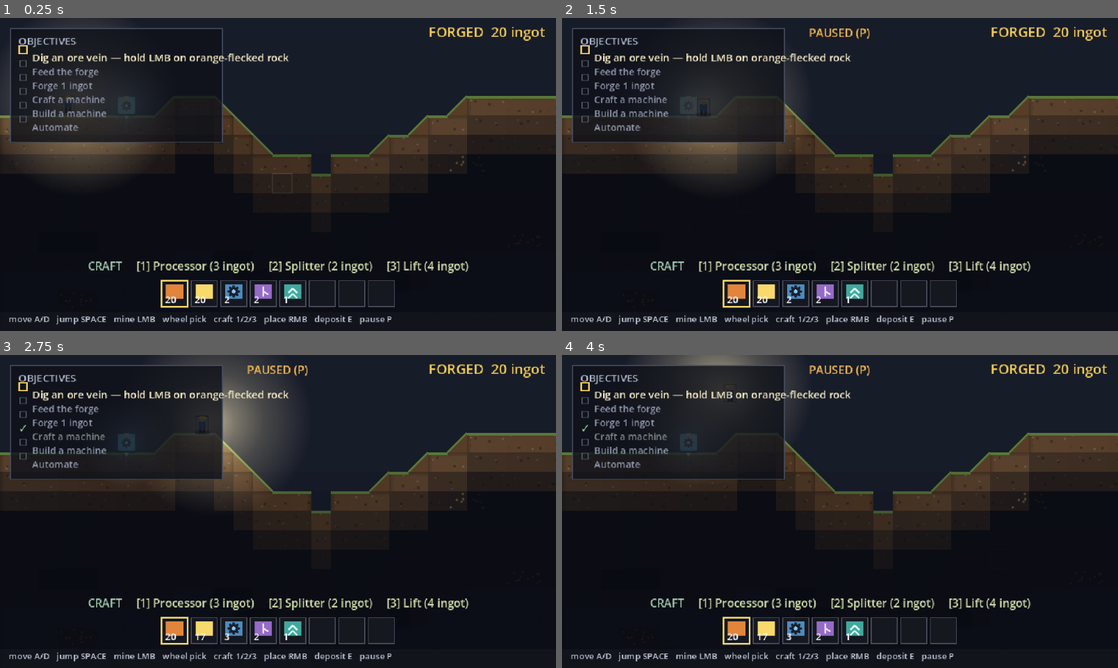
Above: before the commit, frames 1-4 (two rows, left to right).
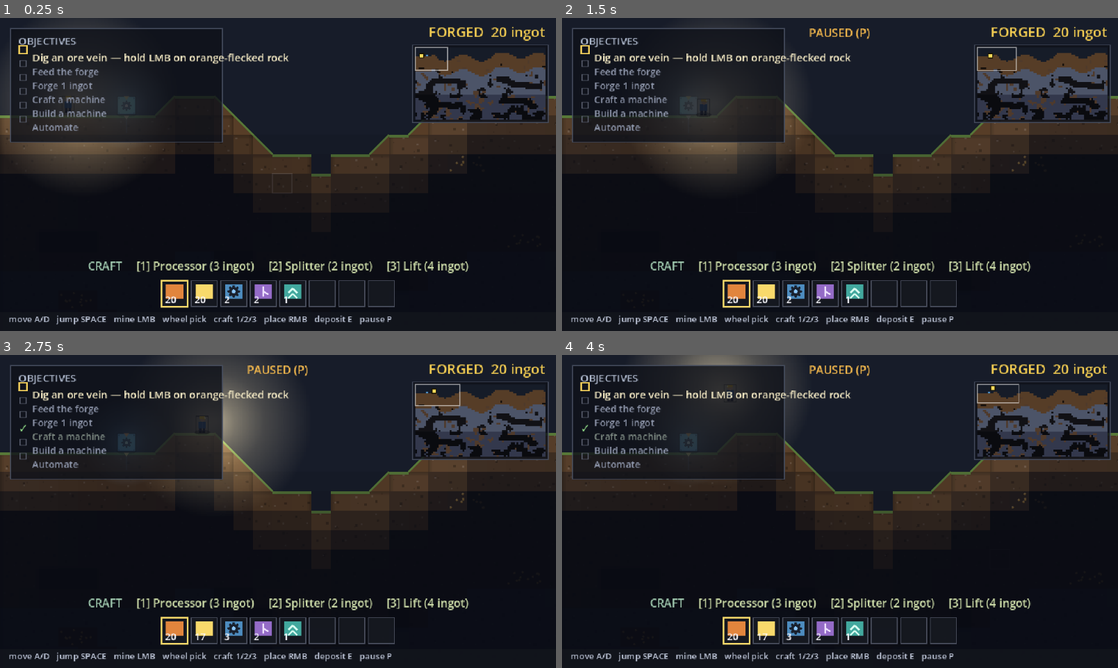
Above: after the commit, the same moments.

Repository: teohondascully/sinkforge
Game: Godot game, scene res://scenes/main.tscn
Two runs of this game, one before a commit and one after it. Both use one fixed random seed, a clock stepped at 60 frames per second and the inputs below.
Inputs (mouse positions are in pixels of both pictures, inside the frame that each line leads up to):
- Up to frame 1 (0.25 s): no input
- Up to frame 2 (1.5 s): tap Enter at 0.5 s; move the mouse to (962, 158) at 0.52 s; hold Right 0.53-1.25 s; tap P at 0.6 s; click (962, 158) at 0.67 s; tap Space at 0.77 s; drag from (728, 190) to (812, 237) at 1.27 s
- Up to frame 3 (2.75 s): tap Space at 2 s; move the mouse to (333, 442) at 2.02 s; hold Right from 2.03 s (still down); tap 1 at 2.1 s
- Up to frame 4 (4 s): release Right at 2.75 s; drag from (812, 574) to (673, 464) at 2.77 s; tap Enter at 3.5 s; move the mouse to (1006, 558) at 3.52 s; hold Left from 3.53 s (still down); tap E at 3.6 s; tap Space at 3.77 s

The runs differ from the first frame. In frame 1, 4.6% of the frame differs, in the area x 74-99%, y 8-34%; in frame 2, 4.6%; in frame 3, 4.6%; in frame 4, 4.6%.

Commit message:
legibility: minimap — navigation for the cave-rich world (#9)
A top-right minimap (under FORGED): a cached image of the whole world — solid
cells in their material colour, dug-but-walled cells as a dim carved-room backing,
open sky as void — with your machines, a you-are-here marker, and the visible
window overlaid live. Answers "where am I / where are my machines / where have I
dug" now that LayeredWorldGen makes a real cave system.

- HUD: _draw_minimap + _rebuild_minimap. The terrain image is cached and rebuilt
 only when you DIG (sim.solid changes) — per-frame cost is one blit + a few dots.
 Stacked the hover inspector below the minimap (shared top-right column) so the
 two never collide, and freed the bottom-right from the centered CRAFT strip.
- world_renderer: public material_color(id) so the HUD can paint terrain via a
 Callable without depending on the renderer's MaterialDef registry.
- main: hands the HUD the colour lookup + pushes player focus / camera view size
 each frame for the you-here marker and viewport rect.

Harness: sim ALL PASS, 5/5 play-goals MET, motion in tolerance, no walk snaps,
visual capture confirms the map + stacked inspector.

Diff:
--- a/scenes/hud.gd
+++ b/scenes/hud.gd
@@ -7,6 +7,8 @@
 const CANVAS := Vector2(640, 360)
 const SLOT: float = 30.0        ## inventory hotbar slot size
 const SLOT_GAP: float = 4.0
+const MINI_W: float = 150.0     ## minimap width (top-right); height derives from the world aspect
+const MINI_TOP: float = 34.0    ## minimap y (just under the FORGED counter)
 
 var sim: FactorySim
 var _font: Font = ThemeDB.fallback_font
@@ -22,6 +24,16 @@
 ## When you aim at one of your machines in reach, MainView pushes its inspector info here (name, recipe
 ## in→out, routing mode, what it's holding). Empty = nothing hovered. Drawn top-right under FORGED.
 var hover_info: Dictionary = {}
+## Minimap inputs (pushed by MainView): a material-id → colour lookup (the renderer's, handed over as a
+## Callable so the HUD stays decoupled), the camera focus (player world pos) and the world-space view
+## size, so the minimap can mark "you are here" + the visible window. The terrain image is cached and
+## only rebuilt when you DIG (sim.solid changes), like the skylight veil.
+var minimap_color: Callable
+var minimap_focus: Vector2 = Vector2.ZERO
+var minimap_view: Vector2 = Vector2.ZERO
+var _minimap_tex: ImageTexture
+var _minimap_solid_count: int = -1
+const CELL: float = 32.0
 
 
 func _process(_delta: float) -> void:
@@ -37,6 +49,7 @@
 		HORIZONTAL_ALIGNMENT_LEFT, -1, 16, Color(0.95, 0.80, 0.32))
 	_draw_objectives()  # the tutorial chain, top-left — the "how do I play?" signpost
 	_draw_hover()       # inspector for the machine under the cursor (recipe / I/O / holding)
+	_draw_minimap()     # bottom-right world map — where you are, your machines, the dug shafts
 	_draw_craft()       # now sits just above the hotbar (crafting next to the pack — Factorio-like)
 	_draw_inventory()
 	draw_rect(Rect2(0.0, CANVAS.y - 22.0, CANVAS.x, 22.0), Color(0.07, 0.08, 0.11, 0.9))  # controls backing
@@ -121,7 +134,9 @@
 	var rows: int = 1 + int(has_recipe) + int(has_mode) + int(not holding.is_empty())
 	var pad: float = 9.0
 	var line_h: float = 18.0
-	var origin := Vector2(CANVAS.x - width - 12.0, 34.0)
+	# Sits just below the minimap (same top-right column) so the two never collide.
+	var mini_bottom: float = MINI_TOP + MINI_W * float(FactorySim.GRID_ROWS) / float(FactorySim.GRID_COLS)
+	var origin := Vector2(CANVAS.x - width - 12.0, mini_bottom + 10.0)
 	_panel(Rect2(origin, Vector2(width, 10.0 + float(rows) * line_h + 4.0)))
 	var x0: float = origin.x + pad
 	var y: float = origin.y + 8.0 + 12.0
@@ -168,6 +183,58 @@
 func draw_string_pos(x: float, y: float, text: String) -> float:
 	draw_string(_font, Vector2(x, y), text, HORIZONTAL_ALIGNMENT_LEFT, -1, 11, Color(0.62, 0.66, 0.74))
 	return x + _font.get_string_size(text, HORIZONTAL_ALIGNMENT_LEFT, -1, 11).x + 8.0
+
+
+## The MINIMAP (bottom-right): a cached image of the whole world — solid cells in their material
+## colour, carved/dug cells as a dim wall backing, open sky as void — with your machines, YOU, and the
+## visible window overlaid live. The terrain image rebuilds only when you DIG (sim.solid changes), so
+## per-frame cost is one textured blit + a few dots. Navigation legibility for the cave-rich world (#9).
+func _draw_minimap() -> void:
+	if sim == null or not minimap_color.is_valid():
+		return
+	if _minimap_tex == null or sim.solid.size() != _minimap_solid_count:
+		_minimap_solid_count = sim.solid.size()
+		_rebuild_minimap()
+	var cols: float = float(FactorySim.GRID_COLS)
+	var rows: float = float(FactorySim.GRID_ROWS)
+	var mw: float = MINI_W
+	var mh: float = mw * rows / cols
+	var origin := Vector2(CANVAS.x - mw - 12.0, MINI_TOP)
+	var frame := Rect2(origin, Vector2(mw, mh))
+	_panel(Rect2(origin - Vector2(3.0, 3.0), Vector2(mw + 6.0, mh + 6.0)))
+	draw_texture_rect(_minimap_tex, frame, false)
+	var scale := Vector2(mw / cols, mh / rows)
+	var dot := Vector2(maxf(scale.x, 2.0), maxf(scale.y, 2.0))
+	for m: MachineState in sim.machines:                       # your placed machines
+		draw_rect(Rect2(origin + Vector2(m.cell) * scale, dot), Visuals.machine_color(m.def))
+	if minimap_view.length() > 1.0:                            # the visible window
+		var half: Vector2 = minimap_view * 0.5 / CELL
+		var fc: Vector2 = minimap_focus / CELL
+		var vr := Rect2(origin + (fc - half) * scale, minimap_view / CELL * scale)
+		draw_rect(vr.intersection(frame), Color(1.0, 1.0, 1.0, 0.55), false, 1.0)
+	var you := origin + minimap_focus / CELL * scale           # you-are-here marker
+	draw_rect(Rect2(you - Vector2(2.5, 2.5), Vector2(5.0, 5.0)), Color(0.97, 0.86, 0.36))
+	draw_rect(Rect2(you - Vector2(2.5, 2.5), Vector2(5.0, 5.0)), Color(0.10, 0.08, 0.0), false, 1.0)
+
+
+## Rebuild the cached terrain image: one pixel per cell — solid = material colour, dug-but-walled = a
+## dim wall backing (the carved room), open sky = void. Cheap; runs only when terrain changes.
+func _rebuild_minimap() -> void:
+	var w: int = FactorySim.GRID_COLS
+	var h: int = FactorySim.GRID_ROWS
+	var img := Image.create(w, h, false, Image.FORMAT_RGBA8)
+	for y: int in h:
+		for x: int in w:
+			var cell := Vector2i(x, y)
+			var c: Color
+			if sim.is_solid(cell):
+				c = minimap_color.call(sim.material_at(cell))
+			elif sim.wall_at(cell) != &"":
+				c = (minimap_color.call(sim.wall_at(cell)) as Color).darkened(0.5)
+			else:
+				c = Color(0.09, 0.11, 0.16)
+			img.set_pixel(x, y, c)
+	_minimap_tex = ImageTexture.create_from_image(img)
 
 
 ## The CRAFT strip — 1 Processor (3 ingot)  2 Splitter (2 ingot) — press the number to craft one
--- a/scenes/main.gd
+++ b/scenes/main.gd
@@ -118,6 +118,10 @@
 	_renderer.particles = _particles
 	add_child(_renderer)
 
+	# Hand the HUD minimap a material-colour lookup (the renderer owns the MaterialDef registry) so the
+	# map can paint terrain without the HUD depending on the renderer's internals.
+	hud.minimap_color = _renderer.material_color
+
 
 ## Build the starting world through the world-engine handshake (docs/WORLDGEN.md): a swappable
 ## WorldGen produces a WorldData (two material grids); the sim ingests it. MainView no longer knows
@@ -161,6 +165,9 @@
 	_renderer.set_aim(_aim, _can_reach(_aim), _placeable(_aim), _selected_machine_def())
 	if _hud != null:
 		_hud.hover_info = _hover_info()
+		if _player != null:
+			_hud.minimap_focus = _player.position
+			_hud.minimap_view = Vector2(Hud.CANVAS) / CAMERA_ZOOM  # world area the camera shows
 
 
 ## Drive the cosmetic juice: advance particles, kick dust on a hard landing + periodic footsteps, and
--- a/scenes/world_renderer.gd
+++ b/scenes/world_renderer.gd
@@ -184,6 +184,12 @@
 	return _materials.get(id, _materials.get(&"earth"))
 
 
+## Public: a material's base colour by id (for the HUD minimap, which has no MaterialDef registry of
+## its own). Decoupled — handed to the HUD as a Callable so it doesn't depend on this node's internals.
+func material_color(id: StringName) -> Color:
+	return _material(id).base_color
+
+
 ## Deterministic in-cell speckle positions (no RNG → determinism-safe): a stable hash of the cell
 ## seeds N points inset from the edges. Used for dirt grain + ore nuggets so terrain reads textured.
 func _cell_speckles(c: Vector2i, n: int) -> Array[Vector2]:
